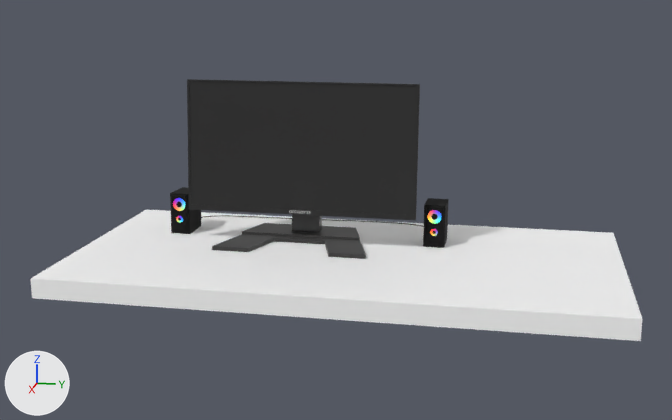
Before and after pictures for a commit that changed the glTF model public/pc.glb.
Both versions are drawn from a camera (50 mm lens) standing at (23.35, 2.95, 7.46) and looking at (-0.38, -1.8, 1.52). Arrows for +X, +Y and +Z are at lower left; the lights stay in place. Where no turn or scale is listed for an object, it has been applied to the vertices. Vertices at the same position are counted once.

Names of what the first picture shows: 'Cube.001_Material.055_0', 'Cube.006_Material.043_0', 'Cube.007_Material.037_0', 'Cube.008_Material.036_0', 'Cube.009_Material.039_0', 'Cube.010_Material.006_0', 'Cube.043_Material.012_0', 'Cube.044_Material.012_0', 'Cube_Material_0', 'gigabyte-logo.001_gigabyte-logo_0'.
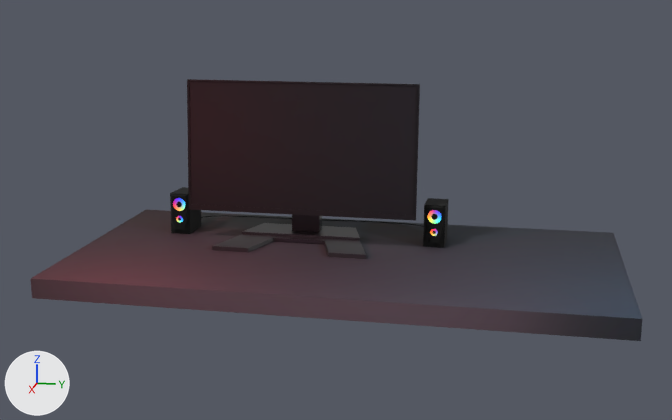
Pixel boxes [x1, y1, x2, y2] of what changed, in the pictures (672 x 420 px):
'Cube_Material_0', surface changed, moved, turned, rescaled
    both: [31, 210, 643, 341]
'Cube.001_Material.055_0', surface changed
    both: [187, 79, 420, 221]
'Cube.007_Material.037_0', surface changed, moved, turned, rescaled (grey to black)
    both: [242, 223, 360, 240]
'Cube.008_Material.036_0', surface changed (grey to black)
    both: [212, 234, 277, 252]
'Cube.009_Material.039_0', surface changed, recoloured (grey to black)
    both: [324, 238, 366, 259]
'Cube.006_Material.043_0', surface changed
    both: [292, 215, 322, 232]
'Cube.010_Material.006_0', surface changed
    both: [273, 236, 325, 244]
'gigabyte-logo.001_gigabyte-logo_0', deleted
    before: [289, 210, 311, 214]

The change, as a diff of the scene's bpy script:
```diff
--- a/public/pc.glb.py
+++ b/public/pc.glb.py
@@ mat_material_001 @@
 mat_material_001 = principled_material('Material.001')
-mat_material_001.base_color = (1.0, 1.0, 1.0)  # white #ffffff
-mat_material_001.metallic = 1.0
-mat_material_001.roughness = 1.0
+mat_material_001.texture = img_untitled_006
+mat_material_001.metallic = 0.3
+mat_material_001.roughness = 0.8
@@ mat_material_055 @@
 mat_material_055 = principled_material('Material.055')
-mat_material_055.base_color = (0.0374, 0.0374, 0.0374)  # black #363636
+mat_material_055.texture = img_untitled
 mat_material_055.metallic = 0.56
@@ mat_material_003 @@
 mat_material_003 = principled_material('Material.003')
-mat_material_003.base_color = (0.0123, 0.0123, 0.0123)  # black #1d1d1d
-mat_material_003.roughness = 0.997
+mat_material_003.texture = img_untitled_004
@@ mat_material_043 @@
 mat_material_043 = principled_material('Material.043')
-mat_material_043.base_color = (0.0607, 0.0607, 0.0607)  # dark grey #464646
+mat_material_043.texture = img_untitled_001
 mat_material_043.metallic = 0.536
@@ mat_material_037 @@
 mat_material_037 = principled_material('Material.037')
-mat_material_037.base_color = (0.0578, 0.0564, 0.0551)  # black #444342
+mat_material_037.texture = img_untitled_002
 mat_material_037.roughness = 0.391
@@ mat_material_039 @@
 mat_material_039 = principled_material('Material.039')
-mat_material_039.base_color = (0.0578, 0.0578, 0.0578)  # black #444444
+mat_material_039.texture = img_untitled_003
 mat_material_039.roughness = 0.538
@@ mat_material_006 @@
 mat_material_006 = principled_material('Material.006')
-mat_material_006.base_color = (0.0522, 0.0522, 0.0522)  # black #414141
+mat_material_006.texture = img_untitled_005
 mat_material_006.roughness = 0.428
@@ me_cube_material_0 @@
 me_cube_material_0.from_pydata(...)  # 8 vertices, 12 faces; spans x -1.0..1.0, y -1.0..1.0, z -1.0..1.0
 # used by ob_cube_material_0; parent = ob_cube; location = (0.0, 0.0, 0.0)
+# me_cube_material_0 part 6: texture (UV) coordinates of 12 of 12 faces, centred in x -1.0..1.0, y -1.0..1.0, z -1.0..1.0, changed; they spanned u 0.12..0.73, v 0.0..1.0 and now span u 0.01..0.66, v 0.01..0.99
 me_cube_material_0.materials.append(mat_material_001)
@@ me_cube_001_material_055_0 @@
 me_cube_001_material_055_0.from_pydata(...)  # 16 vertices, 28 faces; spans x -0.17..0.17, y -3.25..3.25, z -1.84..1.84
+# me_cube_001_material_055_0 part 1: texture (UV) coordinates of 28 of 28 faces, centred in x -0.14..0.17, y -3.25..3.25, z -1.84..1.84, changed; they spanned u 0.12..0.87, v 0.0..1.0 and now span u 0.01..0.96, v 0.01..0.99
 me_cube_001_material_055_0.materials.append(mat_material_055)
@@ me_cube_006_material_043_0 @@
 me_cube_006_material_043_0.from_pydata(...)  # 8 vertices, 12 faces; spans x -0.51..0.1, y -0.41..0.41, z 0.97..4.96
+# me_cube_006_material_043_0 part 2: texture (UV) coordinates of 12 of 12 faces, centred in x -0.42..0.01, y -0.41..0.41, z 0.97..4.94, changed; they spanned u 0.25..0.82, v 0.0..1.0 and now span u 0.01..0.99, v 0.01..0.86
 me_cube_006_material_043_0.materials.append(mat_material_043)
@@ me_cube_007_material_037_0 @@
 me_cube_007_material_037_0.from_pydata(...)  # 284 vertices, 564 faces; spans x -0.83..0.95, y -1.0..1.0, z -1.0..1.0
 # used by ob_cube_007_material_037_0; parent = ob_cube_007; location = (0.0, 0.0, 0.0)
+# me_cube_007_material_037_0 part 3: texture (UV) coordinates of 564 of 564 faces, centred in x -0.78..0.89, y -1.0..1.0, z -1.0..1.0, changed; they spanned u 0.15..0.85, v 0.02..0.71 and now span u 0.01..0.99, v 0.01..0.99
 me_cube_007_material_037_0.materials.append(mat_material_037)
@@ me_cube_008_material_036_0 @@
 me_cube_008_material_036_0.from_pydata(...)  # 8 vertices, 12 faces; spans x -1.19..0.59, y -0.71..0.81, z -0.06..0.06
+# me_cube_008_material_036_0 part 4: texture (UV) coordinates of 12 of 12 faces, centred in x -1.08..0.59, y -0.52..0.65, z -0.06..0.06, changed; they spanned u 0.12..0.88, v 0.29..0.96 and now span u 0.01..0.9, v 0.01..0.99
 me_cube_008_material_036_0.materials.append(mat_material_039)
@@ me_cube_009_material_039_0 @@
 me_cube_009_material_039_0.from_pydata(...)  # 8 vertices, 12 faces; spans x -1.18..0.59, y -0.78..0.69, z -0.06..0.06
-me_cube_009_material_039_0.materials.append(mat_material_039)  # black #444444
+# me_cube_009_material_039_0 part 5: texture (UV) coordinates of 12 of 12 faces, centred in x -1.09..0.59, y -0.63..0.51, z -0.06..0.06, changed; they spanned u 0.12..0.88, v 0.29..0.93 and now span u 0.01..0.99, v 0.01..0.99
+me_cube_009_material_039_0.materials.append(mat_material_003)  # picture img_untitled_004
@@ ob_cube_material_0 @@
 ob_cube_material_0 = bpy.data.objects.new('Cube_Material_0', me_cube_material_0)
-ob_cube_material_0.parent = ob_cube
-ob_cube_material_0.location = (0.0, 0.0, 0.0)
+ob_cube_material_0.location = (-0.61, -1.561, -0.00556)
+ob_cube_material_0.rotation_euler = (1.571, 0.0, 3.142)  # degrees (90, 0, 180)
+ob_cube_material_0.scale = (-3.69, -0.26, -7.32)
@@ ob_cube_007_material_037_0 @@
 ob_cube_007_material_037_0 = bpy.data.objects.new('Cube.007_Material.037_0', me_cube_007_material_037_0)
-ob_cube_007_material_037_0.parent = ob_cube_007
-ob_cube_007_material_037_0.location = (0.0, 0.0, 0.0)
+ob_cube_007_material_037_0.location = (-2.13, -2.961, 0.353)
+ob_cube_007_material_037_0.rotation_euler = (1.571, 0.0, 1.571)  # degrees (90, 0, 90)
+ob_cube_007_material_037_0.scale = (-1.94, -0.0932, -0.541)
@@ ob_gigabyte_logo_001_gigabyte_logo_0 @@
-ob_gigabyte_logo_001_gigabyte_logo_0 = bpy.data.objects.new('gigabyte-logo.001_gigabyte-logo_0', me_gigabyte_logo_001_gigabyte_logo_0)
```
